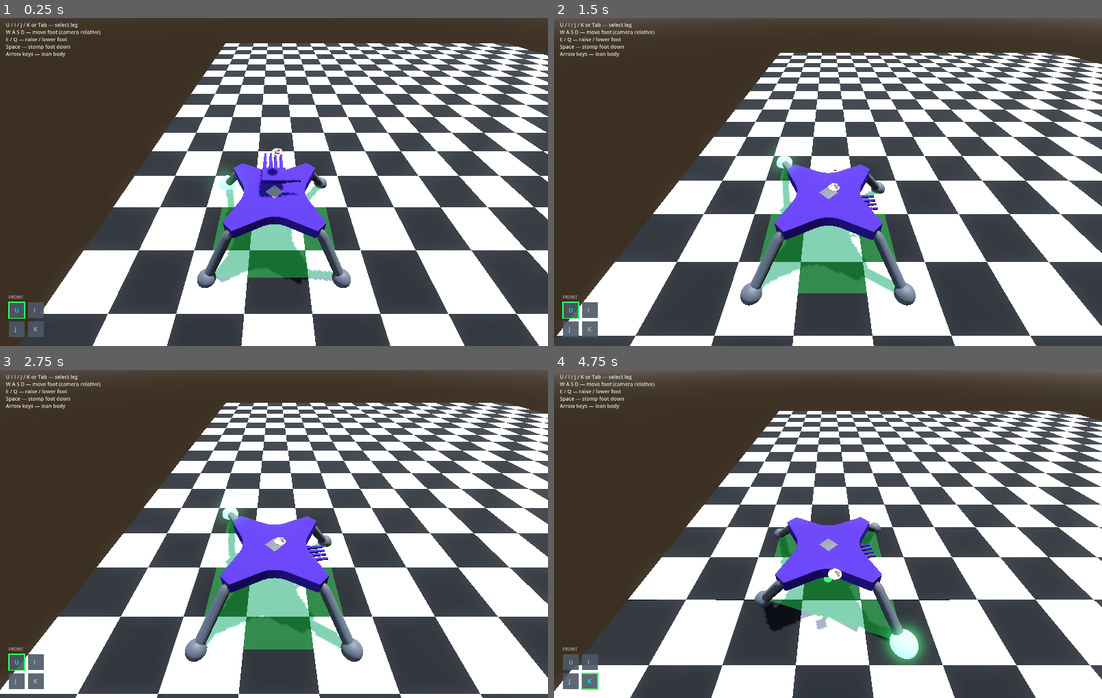
Above: before the commit, frames 1-4 (two rows, left to right).
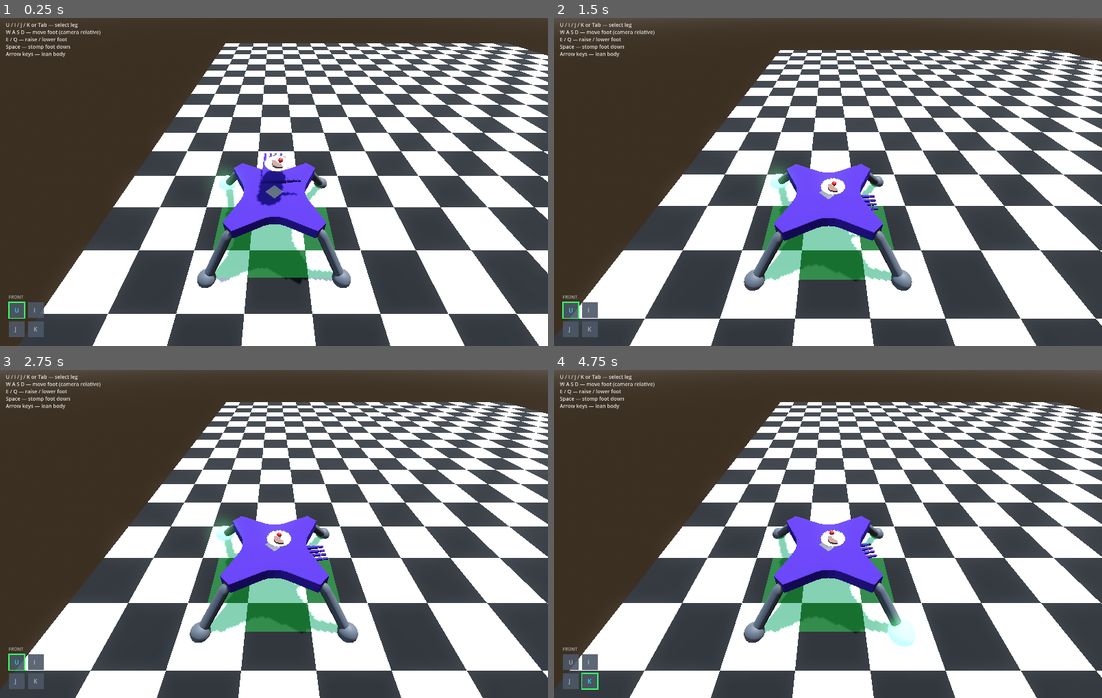
Above: after the commit, the same moments.

Repository: Odoxical/Please-Wait
Game: Godot game, scene res://scenes/Main.tscn
The game is run twice, just before and just after one commit, with the same random seed, the same clock (stepped at 60 frames per second) and the same inputs.
Inputs (mouse positions are in pixels of both pictures, inside the frame that each line leads up to):
- Up to frame 1 (0.25 s): no input
- Up to frame 2 (1.5 s): tap Enter (ui_accept) at 0.5, 0.77 s; move the mouse to (855, 182) at 0.52 s; hold Mouse wheel down (Scroll_Down) 0.53-1.28 s; hold W (move_forward) from 0.53 s (still down); move the mouse to (800, 182) at 1.27 s; tap Mouse wheel up (Scroll_Up) at 1.35 s
- Up to frame 3 (2.75 s): keep holding W (move_forward); tap Enter (ui_accept) at 1.52 s; move the mouse to (284, 527) at 2.02 s; hold Ctrl (panic) from 2.03 s (still down)
- Up to frame 4 (4.75 s): keep holding W (move_forward); move the mouse to (822, 540) at 2.77 s; release Ctrl (panic) at 2.78 s; tap I (select_foot_1) at 2.85 s; tap Enter (ui_accept) at 3.02, 3.77, 4.52 s; move the mouse to (866, 537) at 3.52 s; tap J (select_foot_2) at 3.6 s; move the mouse to (784, 530) at 4.27 s; tap K (select_foot_3) at 4.35 s

The runs differ from the first frame. In frame 1, 0.4% of the frame differs, in the area x 46-53%, y 39-58%; in frame 2, 23%; in frame 3, 22%; in frame 4, 57%, in the area x 0-100%, y 9-100%.

Commit message:
No Slide On Ground

Diff:
--- /dev/null
+++ b/Models/floor.gd
@@ -0,0 +1,6 @@
+extends Node3D
+var frame=0
+func _process(delta: float):
+	frame+1
+	if frame % 100:
+		get_
--- a/scenes/Foods.tscn
+++ b/scenes/Foods.tscn
@@ -1,4 +1,6 @@
 [gd_scene format=4 uid="uid://b0maeasvi2wsc"]
+
+[ext_resource type="Script" uid="uid://df2ab41r35af5" path="res://scenes/food.gd" id="1_mm33w"]
 
 [sub_resource type="ConvexPolygonShape3D" id="ConvexPolygonShape3D_wi5e7"]
 points = PackedVector3Array(0.6147264, 0.25, 0.29951543, 0.26773554, 0.25, 0.6223185, 0.6147264, -0.25, 0.29951543, 0.2 …(209 unchanged characters)…
@@ -140,12 +142,16 @@
 [node name="Foods" type="Node3D" unique_id=938991637]
 
 [node name="Food" type="Node3D" parent="." unique_id=1820677113]
+script = ExtResource("1_mm33w")
 
 [node name="Steak " type="RigidBody3D" parent="Food" unique_id=1887626303 groups=["Food Item"]]
 transform = Transform3D(1, 0, 0, 0, 1, 0, 0, 0, 1, -0.8267602, 0.5942354, -0.08542764)
-collision_layer = 2
-collision_mask = 2
+collision_layer = 3
+collision_mask = 3
 mass = 0.5
+can_sleep = false
+contact_monitor = true
+max_contacts_reported = 1
 
 [node name="CollisionShape3D" type="CollisionShape3D" parent="Food/Steak " unique_id=323979852]
 transform = Transform3D(1.1, 0, 0, 0, 1.1, 0, 0, 0, 1.1, 0, 0, 0)
@@ -166,9 +172,12 @@
 
 [node name="Apple Colisons" type="RigidBody3D" parent="Food" unique_id=1350903032 groups=["Food Item"]]
 transform = Transform3D(1, 0, 0, 0, 1, 0, 0, 0, 1, 0.64351475, 0.8875176, -0.13370967)
-collision_layer = 2
-collision_mask = 2
+collision_layer = 3
+collision_mask = 3
 mass = 0.15
+can_sleep = false
+contact_monitor = true
+max_contacts_reported = 1
 
 [node name="CollisionShape3D" type="CollisionShape3D" parent="Food/Apple Colisons" unique_id=197053880]
 transform = Transform3D(1.1, 0, 0, 0, 1.1, 0, 0, 0, 1.1, 0, 0, 0)
@@ -180,10 +189,11 @@
 mesh = SubResource("ArrayMesh_4txcy")
 
 [node name="Plate Collisons" type="RigidBody3D" parent="Food" unique_id=1000638954]
-collision_layer = 2
-collision_mask = 2
+collision_layer = 3
+collision_mask = 3
 mass = 0.9
 physics_material_override = SubResource("PhysicsMaterial_iulsq")
+can_sleep = false
 
 [node name="CollisionShape3D" type="CollisionShape3D" parent="Food/Plate Collisons" unique_id=26571379]
 shape = SubResource("ConvexPolygonShape3D_kcbag")
@@ -191,3 +201,6 @@
 [node name="Plate " type="MeshInstance3D" parent="Food/Plate Collisons" unique_id=1971431349]
 layers = 3
 mesh = SubResource("ArrayMesh_hcfxp")
+
+[connection signal="body_entered" from="Food/Steak " to="Food" method="_on_steak__body_entered"]
+[connection signal="body_entered" from="Food/Apple Colisons" to="Food" method="_on_apple_colisons_body_entered"]
--- a/scenes/Main.tscn
+++ b/scenes/Main.tscn
@@ -28,7 +28,7 @@
 environment = ExtResource("3_vcsgt")
 
 [node name="Foods" parent="." unique_id=938991637 instance=ExtResource("2_r0du0")]
-transform = Transform3D(0.08, 0, 0, 0, 0.08, 0, 0, 0, 0.08, 0.102532744, 2.264744, -0.6653742)
+transform = Transform3D(0.16, 0, 0, 0, 0.16, 0, 0, 0, 0.16, 0.102532744, 2.0832756, -0.2783485)
 
 [node name="CuteBot" parent="." unique_id=1869795653 instance=ExtResource("5_vcsgt")]
 transform = Transform3D(0.5, 0, 0, 0, 0.5, 0, 0, 0, 0.5, 0, 2, 0)
--- /dev/null
+++ b/scenes/food.gd
@@ -0,0 +1,13 @@
+extends Node3D
+
+func check(body):
+	if body.is_in_group("dirty"):
+		print("You Dropped Food on the floor. You messy robot")
+
+
+
+func _on_steak__body_entered(body: Node) -> void:
+	check(body)
+
+func _on_apple_colisons_body_entered(body: Node) -> void:
+	check(body)
--- a/scripts/foot_controller.gd
+++ b/scripts/foot_controller.gd
@@ -24,8 +24,6 @@
 	$"../FootTargets/FootTarget_RR",
 ]
 
-@onready var state=FootTarget.FootState
-@onready var grounded=FootTarget.FootState.GROUNDED
 
 const ACTION_SELECT := ["select_foot_1", "select_foot_2", "select_foot_3", "select_foot_4"]
 const ACTION_MOVE_FORWARD  := "move_forward"
@@ -80,10 +78,10 @@
 		return
 
 	var dir := Vector3.ZERO
-	if Input.is_action_pressed(ACTION_MOVE_FORWARD) and state != grounded: dir.z -= 1.0
-	if Input.is_action_pressed(ACTION_MOVE_BACK)and state != grounded:    dir.z += 1.0
-	if Input.is_action_pressed(ACTION_MOVE_LEFT)and state != grounded:    dir.x -= 1.0
-	if Input.is_action_pressed(ACTION_MOVE_RIGHT)and state != grounded:   dir.x += 1.0
+	if Input.is_action_pressed(ACTION_MOVE_FORWARD): dir.z -= 1.0
+	if Input.is_action_pressed(ACTION_MOVE_BACK):    dir.z += 1.0
+	if Input.is_action_pressed(ACTION_MOVE_LEFT):    dir.x -= 1.0
+	if Input.is_action_pressed(ACTION_MOVE_RIGHT):   dir.x += 1.0
 
 
 	if dir == Vector3.ZERO:
--- a/spider_bot/spider_bot.gd
+++ b/spider_bot/spider_bot.gd
@@ -285,35 +285,41 @@
 func _handle_leg_input(delta):
 	if !selected_leg:
 		return
-	var forward_input = float(Input.is_key_pressed(KEY_W)) - float(Input.is_key_pressed(KEY_S))
-	var right_input = float(Input.is_key_pressed(KEY_D)) - float(Input.is_key_pressed(KEY_A))
-	var up_input = float(Input.is_key_pressed(KEY_E)) - float(Input.is_key_pressed(KEY_Q))
-	# Move on the world XZ plane relative to the camera, so W is always
-	# "away from the viewer" no matter how the body has twisted
-	var cam = get_viewport().get_camera_3d()
-	var view_basis = cam.global_transform.basis if cam else transform.basis
-	var forward = -view_basis.z
-	forward.y = 0
-	forward = forward.normalized()
-	var right = view_basis.x
-	right.y = 0
-	right = right.normalized()
-
-	var motion = forward * forward_input + right * right_input + Vector3.UP * up_input
-	var new_pos = selected_leg.global_position + motion * leg_move_speed * delta
-
-	# Keep the foot within reach of its rest position on the body
-	var anchor = global_transform * home_offsets[selected_leg]
-	var offset = new_pos - anchor
-	if offset.length() > max_leg_reach:
-		new_pos = anchor + offset.normalized() * max_leg_reach
-
-	# Don't let the foot go below the ground
-	var floor_y = _ground_height(new_pos)
-	if new_pos.y < floor_y:
-		new_pos.y = floor_y
-
-	selected_leg.global_position = new_pos
+		return
+	else:
+		var forward_input = float(Input.is_key_pressed(KEY_W)) - float(Input.is_key_pressed(KEY_S))
+		var right_input = float(Input.is_key_pressed(KEY_D)) - float(Input.is_key_pressed(KEY_A))
+		var up_input = float(Input.is_key_pressed(KEY_E)) - float(Input.is_key_pressed(KEY_Q))
+		# Move on the world XZ plane relative to the camera, so W is always
+		# "away from the viewer" no matter how the body has twisted
+		if planted.get(selected_leg, false):
+			forward_input = 0.0
+			right_input   = 0.0
+		var cam = get_viewport().get_camera_3d()
+		var view_basis = cam.global_transform.basis if cam else transform.basis
+		var forward = -view_basis.z
+		forward.y = 0
+		forward = forward.normalized()
+		var right = view_basis.x
+		right.y = 0
+		right = right.normalized()
+
+		var motion = forward * forward_input + right * right_input + Vector3.UP * up_input
+		var new_pos = selected_leg.global_position + motion * leg_move_speed * delta
+
+		# Keep the foot within reach of its rest position on the body
+		var anchor = global_transform * home_offsets[selected_leg]
+		var offset = new_pos - anchor
+		if offset.length() > max_leg_reach:
+			new_pos = anchor + offset.normalized() * max_leg_reach
+
+		# Don't let the foot go below the ground
+		var floor_y = _ground_height(new_pos)
+		if new_pos.y < floor_y:
+			new_pos.y = floor_y
+
+		selected_leg.global_position = new_pos
+
 
 func _ground_height(pos: Vector3) -> float:
 	var space = get_world_3d().direct_space_state
Not shown, added: Models/floor.gd.uid
Not shown, changed: resources/NEXT tIME/How to change the Point.txt
Not shown, added: scenes/food.gd.uid
